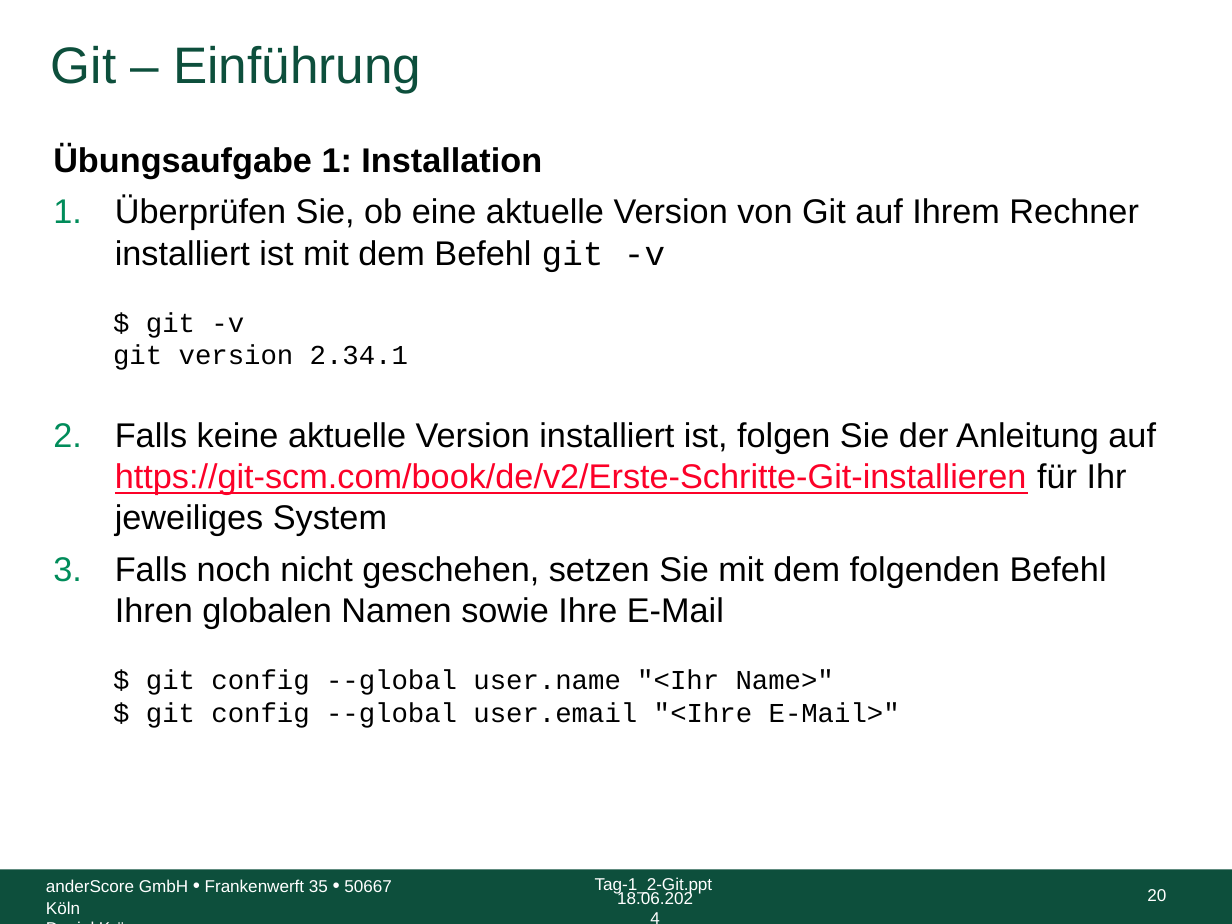
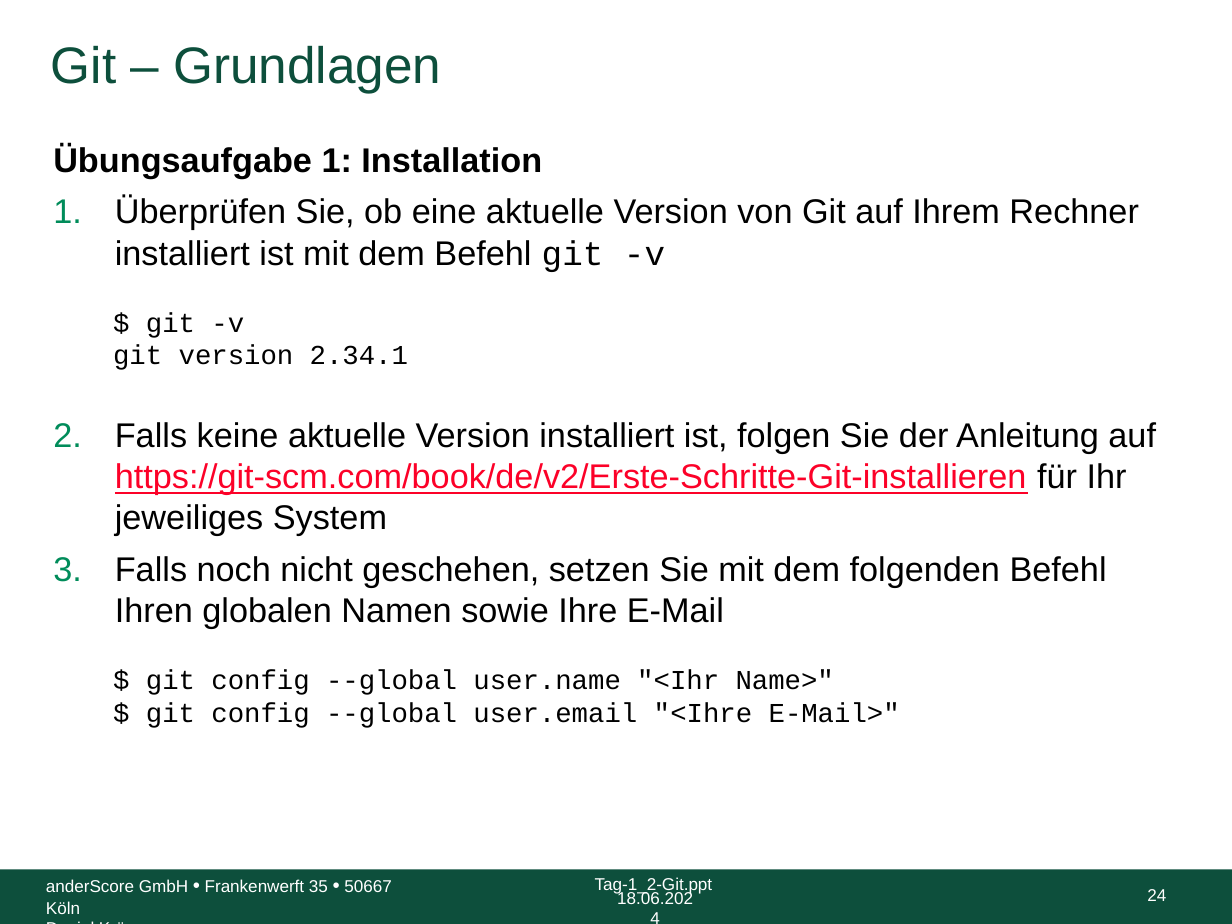
Before and after one commit to anderscore-gmbh/gitlab, a slide deck: slide 24 of slides/Tag-1_2-Git.pptx (slide 20 before the commit). Drawn at 1232x924 pixels with LibreOffice and Linux fonts; fonts in the diff are those of the drawing; background and template pictures are left out. Boxes give left, top, right and bottom in pixels: in the first picture for what was removed or moved away, otherwise in the second. Text is boxed around its words. In the diff, an @@ line names an element or a change of style, - is before the commit and + after.

```diff
--- a/slides/Tag-1_2-Git.pptx
+++ b/slides/Tag-1_2-Git.pptx
@@ title at (x1=51, y1=45, x2=441, y2=93): text changed @@
-Git – Einführung
+Git – Grundlagen
@@ page number at (x1=1147, y1=889, x2=1166, y2=901): text changed @@
-20
+24
```
Also in this commit, not shown: 2 other slides changed, 2 other files.
